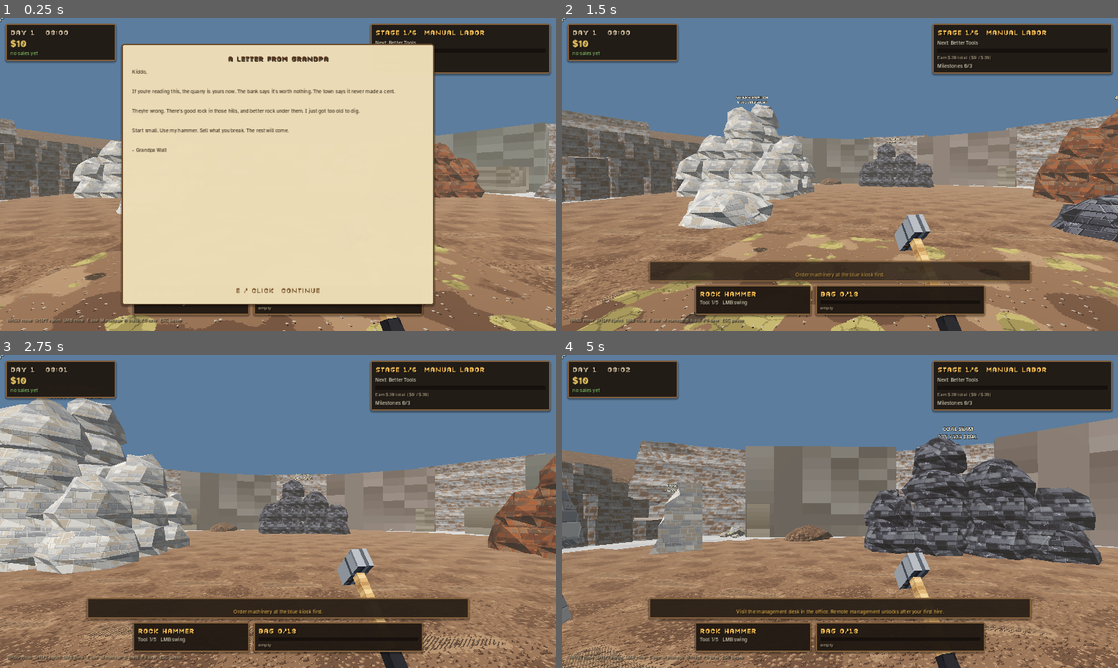
Above: before the commit, frames 1-4 (two rows, left to right).
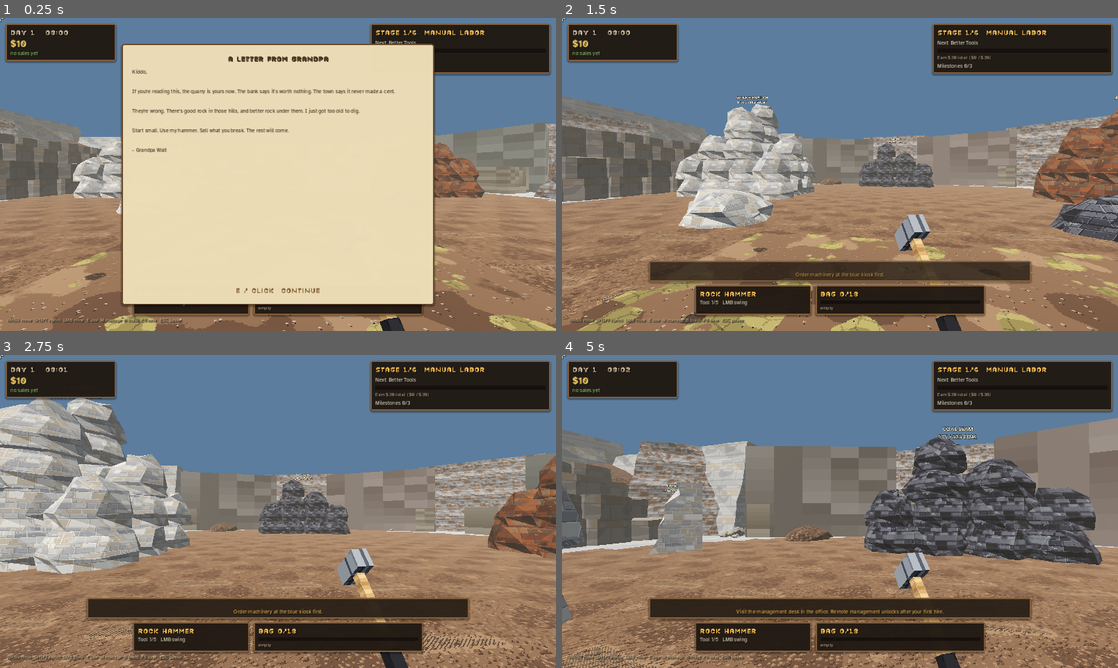
Above: after the commit, the same moments.

Repository: jafetmora79-lab/Quarry-Days
Game: Godot game, scene res://Main.tscn
Same seed, same stepped clock (60 frames per second), same inputs: the game is played once before the commit and once after it.
Inputs (mouse positions are in pixels of both pictures, inside the frame that each line leads up to):
- Up to frame 1 (0.25 s): no input
- Up to frame 2 (1.5 s): tap Enter at 0.5 s; move the mouse to (867, 174) at 0.52 s; hold E (interact) 0.53-1.28 s; hold W (move_forward) from 0.53 s (still down); click (867, 174) at 0.67 s; tap Space at 0.77 s; move the mouse to (812, 174) at 1.27 s; tap P (place_machine) at 1.35 s
- Up to frame 3 (2.75 s): keep holding W (move_forward); tap Space at 1.52 s; move the mouse to (289, 505) at 2.02 s; hold R (rotate_machine) from 2.03 s (still down)
- Up to frame 4 (5 s): keep holding W (move_forward); move the mouse to (834, 517) at 2.77 s; release R (rotate_machine) at 2.78 s; tap Shift (sprint) at 2.85 s; click (834, 517) at 2.92 s; tap Space at 3.02, 3.77, 4.52 s; move the mouse to (878, 514) at 3.52 s; tap M at 3.6 s; move the mouse to (795, 508) at 4.27 s; tap G at 4.35 s

The runs differ from the first frame. In frame 1, 1.2% of the frame differs, in the area x 0-22%, y 28-59%; in frame 2, 1.8%; in frame 3, 0.2%; in frame 4, 3.0%, in the area x 0-36%, y 23-62%.

Commit message:
Hillside visuals: cut-limestone strata texture, fresh-cut tint, stratified backdrop
- tools/qd_textures.py cut_strata + T_QD_CutLimestone / M_QD_CutLimestone: thick beds, few joints
- Cut-stone blocks: bigger chamfers, alternating course tones; freshly exposed columns are brighter than the weathered surface
- Backdrop: stratified west and north hill walls behind the cut (north collider); flat placeholder slabs hidden

Co-Authored-By: Claude Sonnet 5.5 <noreply@anthropic.com>
Claude-Session: https://claude.ai/code/session_01BdFm1yVtnu8eVQTLcJwNBQ

Diff:
--- /dev/null
+++ b/assets/materials/M_QD_CutLimestone.tres
@@ -0,0 +1,11 @@
+[gd_resource type="StandardMaterial3D" load_steps=2 format=3]
+
+[ext_resource type="Texture2D" path="res://assets/textures/T_QD_CutLimestone.png" id="1_albedo"]
+
+[resource]
+resource_name = "M_QD_CutLimestone"
+albedo_texture = ExtResource("1_albedo")
+metallic_specular = 0.2
+roughness = 0.95
+uv1_scale = Vector3(0.5, 0.5, 1)
+texture_filter = 4
--- a/scripts/art/mesh_kit.gd
+++ b/scripts/art/mesh_kit.gd
@@ -183,7 +183,7 @@
 	rng.seed = seed
 	var hw := size.x * 0.5
 	var hd := size.z * 0.5
-	var cut := [rng.randf_range(0.05, 0.26) * size.x, rng.randf_range(0.05, 0.26) * size.x, rng.randf_range(0.05, 0.26) * size.z, rng.randf_range(0.05, 0.26) * size.z]
+	var cut := [rng.randf_range(0.08, 0.34) * size.x, rng.randf_range(0.08, 0.34) * size.x, rng.randf_range(0.08, 0.34) * size.z, rng.randf_range(0.08, 0.34) * size.z]
 	var ring := [Vector2(-hw + cut[0], -hd), Vector2(hw - cut[1], -hd), Vector2(hw, -hd + cut[1]), Vector2(hw, hd - cut[2]),
 		Vector2(hw - cut[2], hd), Vector2(-hw + cut[3], hd), Vector2(-hw, hd - cut[3]), Vector2(-hw, -hd + cut[0])]
 	var tilt_x := rng.randf_range(-0.05, 0.05)
--- a/scripts/formation.gd
+++ b/scripts/formation.gd
@@ -20,6 +20,10 @@
 var shown: Array = []        # chunks currently standing per column
 var jiggle := {}             # MeshInstance3D -> remaining shake time
 var crumbling: Array = []    # [MeshInstance3D, t]
+var mat_old: StandardMaterial3D
+var mat_new: StandardMaterial3D
+var mat_old2: StandardMaterial3D
+var mat_new2: StandardMaterial3D
 var cut := false              # style "cut" (quarry-wall blocks)
 var label: Label3D
 
@@ -45,7 +49,16 @@
 	# Phase 6.1: style "cut" = quarry-wall blocks (flat faces, chamfered corners, bedded strata) instead of boulders.
 	cut = str(f.get("style", "")) == "cut"
 	if cut:
-		mat = MeshKit.mat("CliffStrata")
+		# weathered original surface vs. brighter freshly cut stone (swapped per column in refresh())
+		mat_old = (MeshKit.mat("CutLimestone") as StandardMaterial3D).duplicate()
+		mat_old.albedo_color = Color(0.74, 0.70, 0.66)
+		mat_new = (MeshKit.mat("CutLimestone") as StandardMaterial3D).duplicate()
+		mat_new.albedo_color = Color(1.0, 1.0, 0.97)
+		mat_old2 = mat_old.duplicate()
+		mat_old2.albedo_color = Color(0.66, 0.63, 0.60)    # alternate courses are a shade darker: reads as bedded strata
+		mat_new2 = mat_new.duplicate()
+		mat_new2.albedo_color = Color(0.9, 0.89, 0.85)
+		mat = mat_old
 	var variants := []
 	for k in range(5 if cut else 4):
 		var s := MeshKit.Soup.new()
@@ -138,6 +151,10 @@
 		var lp := prog.column_pos(fid, i) - position
 		cs.position = Vector3(lp.x, maxf(0.2, h) * 0.5, lp.z)
 		top_y = maxf(top_y, h)
+		if cut and want > 0:
+			var fresh := prog.column_cut_exposed(fid, i)
+			for t in range(stack.size()):
+				stack[t].material_override = (mat_new if t % 2 == 0 else mat_new2) if fresh else (mat_old if t % 2 == 0 else mat_old2)
 		_update_cracks(i)
 	label.position = Vector3(0, top_y + 0.7, 0)
 	update_label()
--- a/scripts/main.gd
+++ b/scripts/main.gd
@@ -367,6 +367,38 @@
 			body.collision_layer = 0
 			body.set_meta("nav_skip", true)
 			hillside_retired.append(str(body.name))
+	# Plain placeholder boxes of the remaining ring pieces behind the hill would show as flat dark slabs: hide their
+	# visuals (colliders stay) and give the hill a proper stratified backdrop instead.
+	var back := r.grow(5.0)
+	for body in world.get_children():
+		if body is StaticBody3D and body.collision_layer == 1 and not body.has_meta("ground") and back.has_point(Vector2(body.position.x, body.position.z)) and body.position.y > 2.5:
+			for c in body.get_children():
+				if c is MeshInstance3D and not c.has_meta("art"):
+					c.visible = false
+	_build_hillside_backdrop(r)
+
+## Taller stratified hill behind and at the north end of the cut (visual), with a collider on the north wall so it
+## cannot be walked through. Reuses MeshKit.cliff_into and the cut-limestone material.
+func _build_hillside_backdrop(r: Rect2) -> void:
+	var s := MeshKit.Soup.new()
+	var depth := 2.6
+	var west_len := r.size.y + 4.0
+	var west_c := Vector3(r.position.x - depth * 0.5, 0, r.position.y + r.size.y * 0.5 - 0.5)
+	MeshKit.cliff_into(s, west_len, 8.6, depth, 611, 4, Transform3D(Basis(Vector3.UP, -PI * 0.5), west_c))
+	var north_len := r.size.x + 4.0
+	var north_c := Vector3(r.position.x + r.size.x * 0.5 + 1.0, 0, r.position.y - depth * 0.5)
+	MeshKit.cliff_into(s, north_len, 7.0, depth, 612, 3, Transform3D(Basis(Vector3.UP, PI), north_c))
+	var mi := MeshKit.inst(world, s.mesh(), MeshKit.mat("CutLimestone"))
+	mi.name = "HillsideBackdrop"
+	var wall := StaticBody3D.new()
+	wall.name = "Hillside north wall"
+	wall.position = north_c + Vector3(0, 3.5, 0)
+	var cs := CollisionShape3D.new()
+	var box := BoxShape3D.new()
+	box.size = Vector3(north_len, 7.0, depth)
+	cs.shape = box
+	wall.add_child(cs)
+	world.add_child(wall)
 
 func _deposit_info(kind: String) -> Dictionary:
 	if DEPOSIT_INFO.has(kind):
--- a/scripts/progression.gd
+++ b/scripts/progression.gd
@@ -197,6 +197,18 @@
 	var y := i / d.x
 	for o in [Vector2i(1, 0), Vector2i(-1, 0), Vector2i(0, 1), Vector2i(0, -1)]:
 		if _open_neighbour(id, d, x + o.x, y + o.y):
+			return true
+	return false
+
+## True when an in-grid neighbour has been cut away: the column shows freshly exposed stone (not the original surface).
+func column_cut_exposed(id: String, i: int) -> bool:
+	var d := dims(id)
+	var x := i % d.x
+	var y := i / d.x
+	for o in [Vector2i(1, 0), Vector2i(-1, 0), Vector2i(0, 1), Vector2i(0, -1)]:
+		var nx: int = x + o.x
+		var ny: int = y + o.y
+		if nx >= 0 and ny >= 0 and nx < d.x and ny < d.y and column_units(id, ny * d.x + nx) <= 0:
 			return true
 	return false
 
Binary file added: assets/textures/T_QD_CutLimestone.png
Not shown, added: assets/textures/T_QD_CutLimestone.png.import
